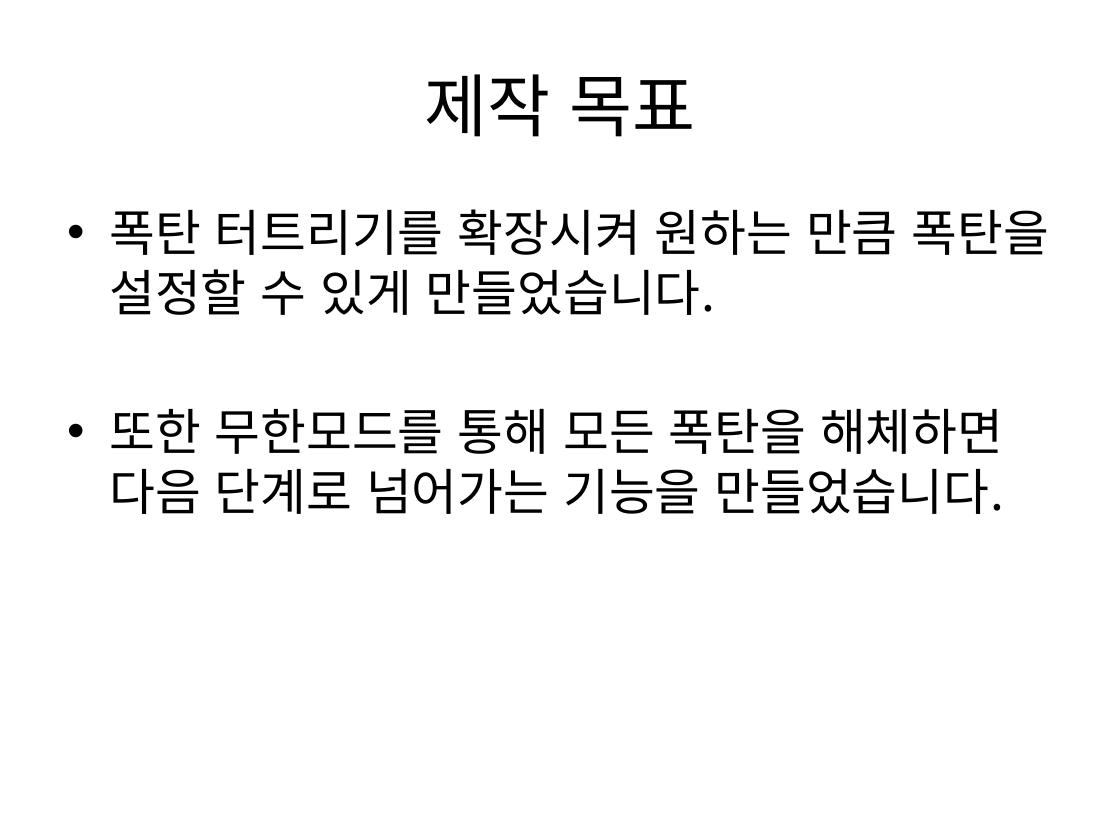
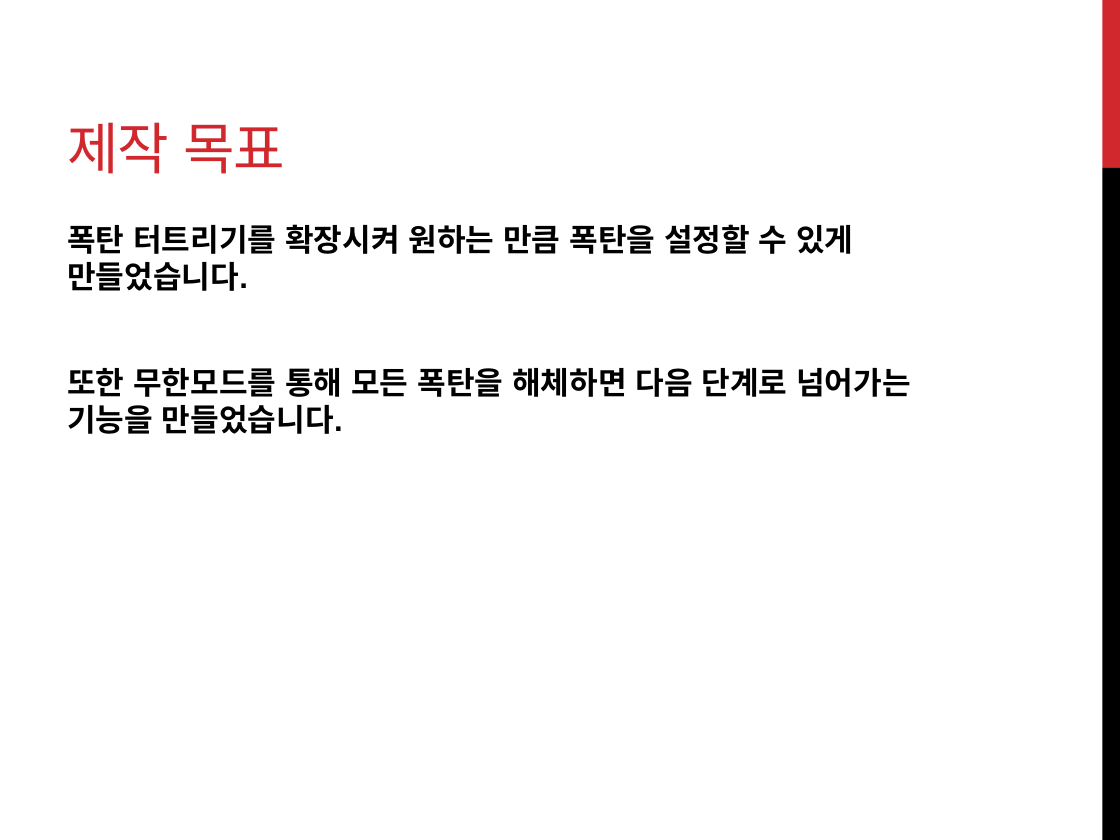
Before and after one commit to avocato8/minesweeper, a slide deck: slide 2 of 데스크탑 기반 애플리케이션 제작 프로젝트.pptx. Drawn at 1120x840 pixels with LibreOffice and Linux fonts; fonts in the diff are those of the drawing. Boxes give left, top, right and bottom in pixels: in the first picture for what was removed or moved away, otherwise in the second. Text is boxed around its words. In the diff, an @@ line names an element or a change of style, - is before the commit and + after.

```diff
--- a/데스크탑 기반 애플리케이션 제작 프로젝트.pptx
+++ b/데스크탑 기반 애플리케이션 제작 프로젝트.pptx
@@ title "제작 목표": place and size @@
-title "제작 목표" at <box>424,74,695,137</box>
+title "제작 목표" at <box>67,122,285,174</box>
@@ title "제작 목표" at <box>67,122,285,174</box>: size 44 to 36 pt, font Noto Sans CJK KR to Montserrat, text colour #000000 to #D1282E, letter spacing 0 to -0.6 pt; alignment centre to left; vertical alignment middle to bottom @@
@@ rectangle added at <box>1102,0,1120,168</box>, fill #D1282E @@
@@ rectangle added at <box>1102,168,1120,840</box>, fill #000000 @@
@@ text "폭탄 터트리기를 확장시켜 원하는 만큼 ...": place and size @@
-text "폭탄 터트리기를 확장시켜 원하는 만큼 ..." at <box>109,209,1049,514</box>
+text "폭탄 터트리기를 확장시켜 원하는 만큼 ..." at <box>67,224,911,434</box>
@@ text "폭탄 터트리기를 확장시켜 원하는 만큼 ..." at <box>67,224,911,434</box>: size 32 to 20 pt, font Noto Sans CJK KR to Arial, bold on; bullet • to none; more space between paragraphs @@
```
Also in this commit, not shown: 10 other slides changed, 1 slide added, 1 slide removed.
